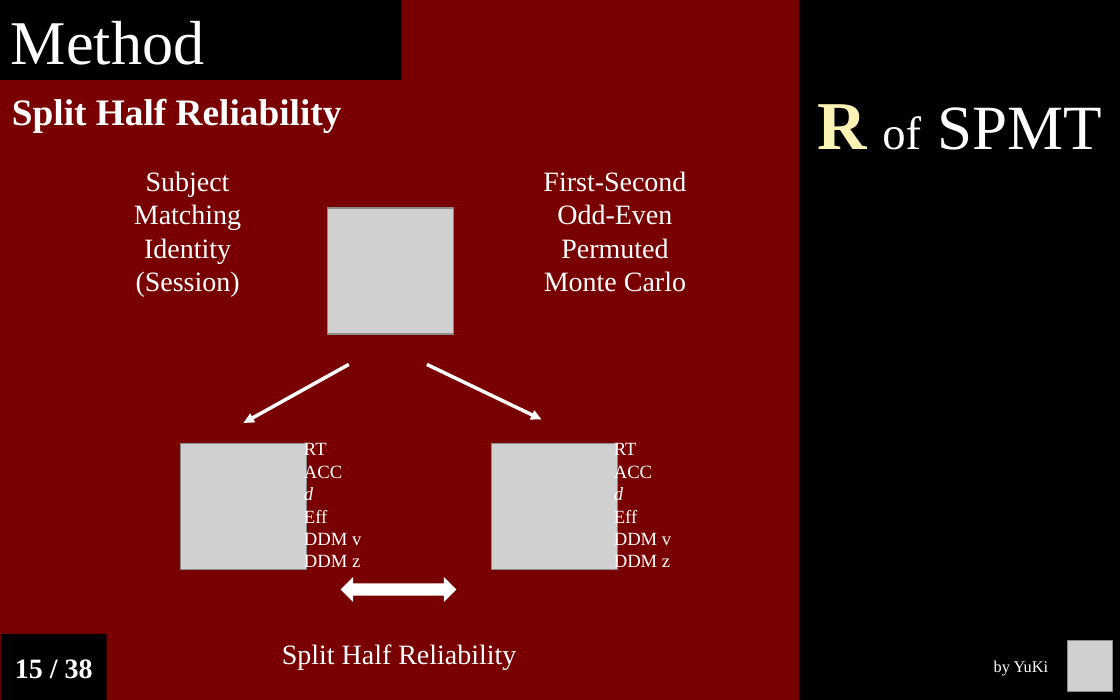
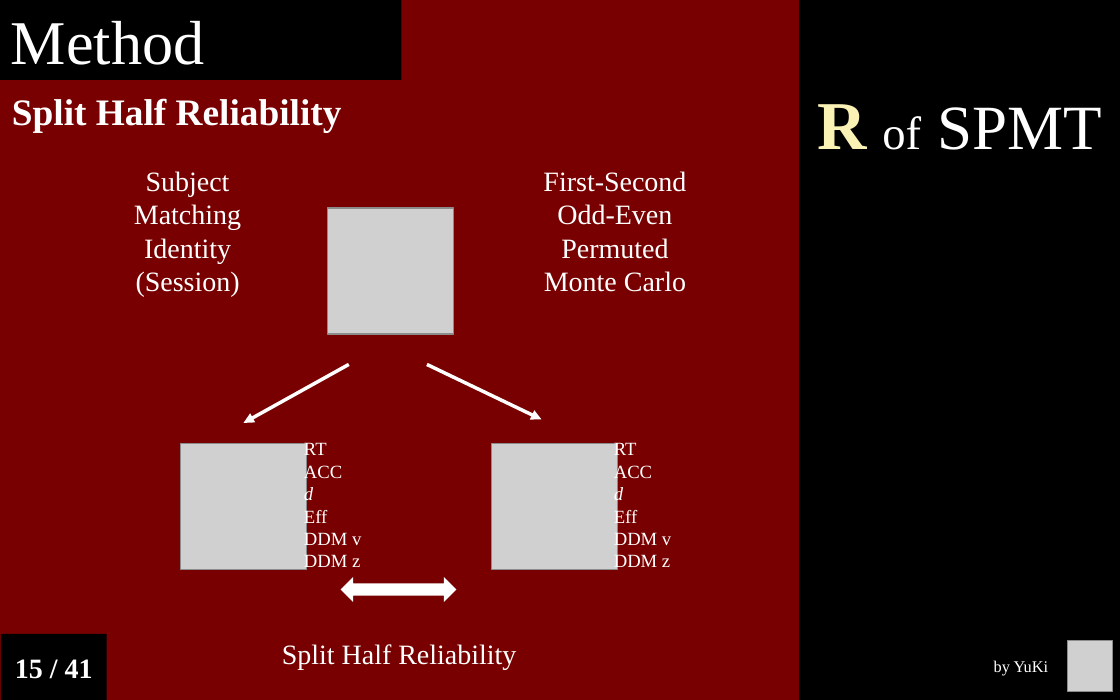
Before and after one commit to Chuan-Peng-Lab/ReliabilitySPE, a slide deck: slide 15 of 6_Reports/6_2_Phase_2/End_Semester_Report.pptx. Drawn at 1120x700 pixels with LibreOffice and Linux fonts; fonts in the diff are those of the drawing; grey boxes stand for pictures. Boxes give left, top, right and bottom in pixels: in the first picture for what was removed or moved away, otherwise in the second. Text is boxed around its words. In the diff, an @@ line names an element or a change of style, - is before the commit and + after.

```diff
--- a/6_Reports/6_2_Phase_2/End_Semester_Report.pptx
+++ b/6_Reports/6_2_Phase_2/End_Semester_Report.pptx
@@ text in rectangle at [15, 659, 93, 679]: text changed @@
-15 / 38
+15 / 41
```
Also in this commit, not shown: 36 other slides changed, 3 slides added.
